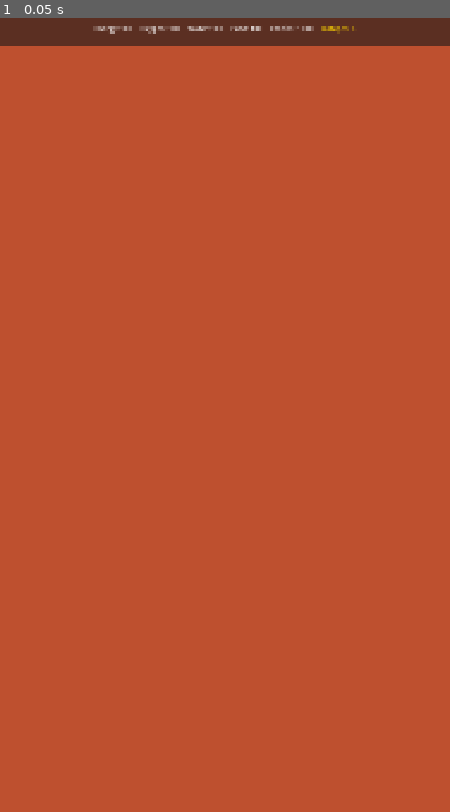
Above: before the commit, frame 1.
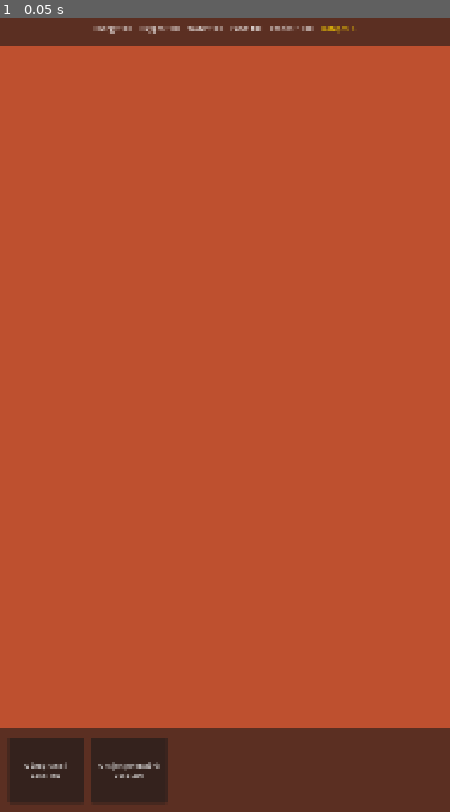
Above: after the commit, the same moment.

Repository: oguzkir/App-M
Game: Godot game, scene res://scenes/MainScene.tscn
Two runs of this game, one before a commit and one after it. Both use one fixed random seed, a clock stepped at 60 frames per second and the inputs below.
Inputs:
- Up to frame 1 (0.05 s): no input

The runs differ from the first frame. In frame 1, 11% of the frame differs, in the area x 0-100%, y 89-100%.

Commit message:
Implement Build Menu UI and link it to BuildingManager

Diff:
--- a/scenes/MainScene.tscn
+++ b/scenes/MainScene.tscn
@@ -2,6 +2,8 @@
 
 [ext_resource type="PackedScene" uid="uid://db5j1x6g4k8m4" path="res://ui/TopBar.tscn" id="1_topbar"]
 [ext_resource type="Script" path="res://scripts/CameraControl.gd" id="2_camera"]
+
+[ext_resource type="PackedScene" uid="uid://build_menu" path="res://ui/BuildMenu.tscn" id="3_buildmenu"]
 
 [node name="MainScene" type="Node2D"]
 
@@ -16,11 +18,16 @@
 grow_vertical = 2
 color = Color(0.745098, 0.313726, 0.184314, 1) # Mars Surface Color
 
+[node name="GridVisualizer" type="Node2D" parent="."]
+# Visual grid helper could be added here later (e.g. Line2D or Shader)
+
 [node name="Camera2D" type="Camera2D" parent="."]
 position = Vector2(540, 960)
 script = ExtResource("2_camera")
 
 [node name="TopBar" parent="." instance=ExtResource("1_topbar")]
 
+[node name="BuildMenu" parent="." instance=ExtResource("3_buildmenu")]
+
 [node name="World" type="Node2D" parent="."]
 # This is where grid and buildings will be placed
--- /dev/null
+++ b/scripts/BuildMenu.gd
@@ -0,0 +1,24 @@
+extends CanvasLayer
+
+@onready var container = $Panel/ScrollContainer/HBoxContainer
+
+# List of buildings available to build
+var buildings = [
+	preload("res://resources/buildings/SolarPanel.tres"),
+	preload("res://resources/buildings/OxygenGenerator.tres")
+]
+
+func _ready():
+	populate_menu()
+
+func populate_menu():
+	for building_data in buildings:
+		var btn = Button.new()
+		btn.text = building_data.building_name + "\nCost: " + str(building_data.base_cost)
+		btn.custom_minimum_size = Vector2(180, 0)
+		btn.pressed.connect(_on_building_button_pressed.bind(building_data))
+		container.add_child(btn)
+
+func _on_building_button_pressed(data: BuildingResource):
+	print("Selected to build: ", data.building_name)
+	BuildingManager.start_placement(data)
--- a/scripts/core/BuildingManager.gd
+++ b/scripts/core/BuildingManager.gd
@@ -31,9 +31,19 @@
 			ghost_building.modulate = Color(0, 1, 0, 0.5) # Green for valid
 
 func _unhandled_input(event):
-	if is_placing and event.is_action_pressed("ui_accept"): # Simplified for now
-		var mouse_pos = get_global_mouse_position()
-		place_building(mouse_pos)
+	if is_placing:
+		if event is InputEventMouseButton:
+			if event.button_index == MOUSE_BUTTON_LEFT and event.pressed:
+				var mouse_pos = get_global_mouse_position()
+				place_building(mouse_pos)
+			elif event.button_index == MOUSE_BUTTON_RIGHT and event.pressed:
+				cancel_placement()
+
+func cancel_placement():
+	is_placing = false
+	if ghost_building:
+		ghost_building.queue_free()
+		ghost_building = null
 
 func place_building(world_pos: Vector2):
 	var grid_pos = GridManager.world_to_grid(world_pos)
--- /dev/null
+++ b/ui/BuildMenu.tscn
@@ -0,0 +1,35 @@
+[gd_scene load_steps=2 format=3 uid="uid://build_menu"]
+
+[ext_resource type="Script" path="res://scripts/BuildMenu.gd" id="1_script"]
+
+[node name="BuildMenu" type="CanvasLayer"]
+script = ExtResource("1_script")
+
+[node name="Panel" type="Panel" parent="."]
+custom_minimum_size = Vector2(0, 200)
+anchors_preset = 12
+anchor_top = 1.0
+anchor_right = 1.0
+anchor_bottom = 1.0
+offset_top = -200.0
+grow_horizontal = 2
+grow_vertical = 0
+
+[node name="ScrollContainer" type="ScrollContainer" parent="Panel"]
+layout_mode = 1
+anchors_preset = 15
+anchor_right = 1.0
+anchor_bottom = 1.0
+offset_left = 20.0
+offset_top = 20.0
+offset_right = -20.0
+offset_bottom = -20.0
+grow_horizontal = 2
+grow_vertical = 2
+vertical_scroll_mode = 0
+
+[node name="HBoxContainer" type="HBoxContainer" parent="Panel/ScrollContainer"]
+layout_mode = 2
+size_flags_horizontal = 3
+size_flags_vertical = 3
+theme_override_constants/separation = 20
Not shown, added: scripts/BuildMenu.gd.uid
